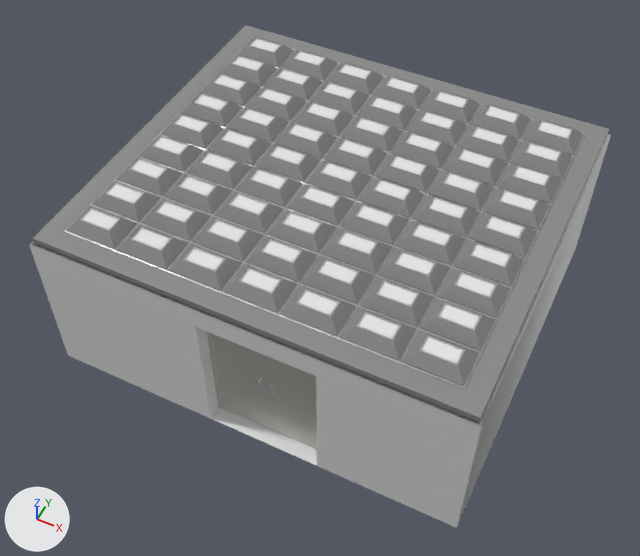
Two versions of the FBX model MovistarExperience/StrangerThings/RainbowRoom/SM_RainbowRoom/SM_RainbowRoom.fbx, one commit apart.
One viewpoint serves both versions: a camera (50 mm lens) standing at (2.81, -13.11, 11.22) and looking at (-1.3, -4.9, 0.96). Arrows for +X, +Y and +Z are at lower left; the lights stay in place. Where no turn or scale is listed for an object, it has been applied to the vertices.

Objects in the first picture: 'Paredes', 'Puerta.001', 'Puerta.002', 'Suelo.001', 'Techo,perfil.001', 'Techo.001', 'Techo.frames.001', 'Techo.lights.001', 'TechoJunta.001'.
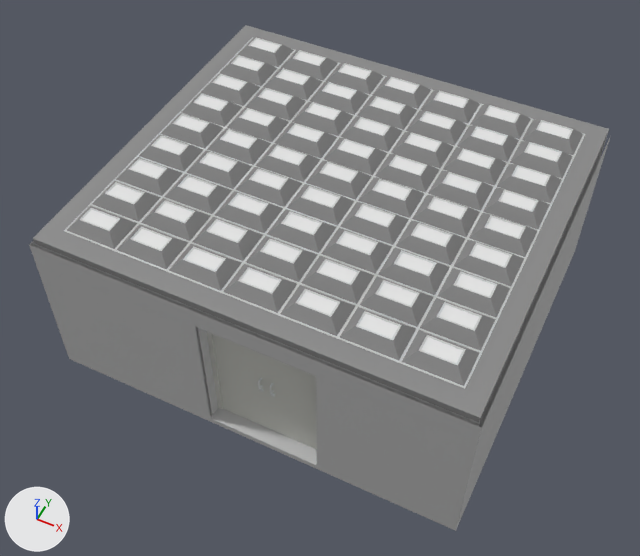
Where the newer file only moved an object's origin or applied its transform, the numbers keep the older frame.

What the commit changed:
In material 'M_Room04' (mat_m_room04), metallic goes from 1.0 to 0.0.
Material 'lambert3' (mat_lambert3) is new.
Its base color is (0.5, 0.5, 0.5) (grey #bcbcbc).
Material 'lambert2' (mat_lambert2) is new.
Its base color is (0.5, 0.5, 0.5) (grey #bcbcbc).
me_plane_004 has 8 vertices, 6 faces and spans x -4.5..2.0, y -7.36..-1.5, z -0.01..0.0.
me_plane_004 now uses material mat_lambert2 (grey #bcbcbc).
me_plane_006 is used by ob_paredes; location (0.0, 0.0, 0.0).
me_plane_006 had 30 vertices, 24 faces and spanned x -4.5..2.0, y -7.36..-1.45, z 0.0..2.5.
me_plane_006 now has 40 vertices, 16 faces and spans x -4.5..2.0, y -7.36..-1.45, z 0.0..2.5.
Part 1, on me_plane_006:
2 vertices are removed from x 1.95..2.0, y -1.5..-1.45, z 0.0.
17 faces are deleted.
12 vertices are added at x -1.95..1.87, y -1.5, z 0.0..2.5.
9 new faces join them.
me_plane_006 part 2: 7 faces spanning x -4.5..2.0, y -7.36..-1.45, z 0.0..2.5 switch from no material to mat_lambert3 (grey #bcbcbc).

Pixel boxes (x1, y1, x2, y2) of what changed, in the pictures (640 x 556 px):
'Paredes', reshaped: before (29, 134, 611, 527); after (29, 137, 610, 527)
'Techo,perfil.001', surface changed: (64, 37, 585, 389) in both
'Techo.frames.001', surface changed: (79, 37, 573, 366) in both
'Suelo.001', recoloured (white to grey): (68, 251, 575, 531) in both
part 1 of me_plane_006, cut back: before (29, 134, 611, 427); after (478, 137, 607, 427)
part 2 of me_plane_006, recoloured: (29, 138, 610, 527) in both
